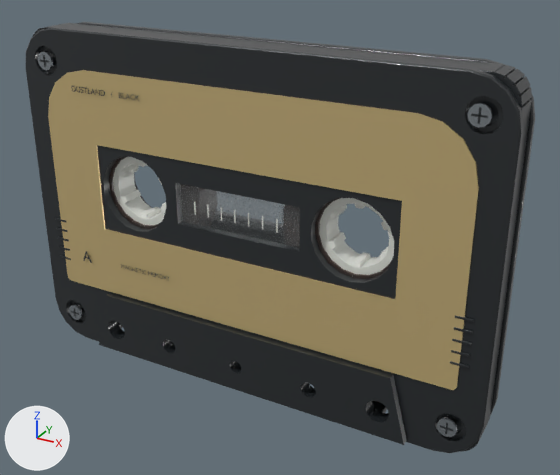
Renders of the glTF model public/models/portfolio/black.glb from each side of a commit.
One viewpoint serves both versions: a 50 mm camera at (6.94, -11.44, 5.6) aimed at (0.54, 0.19, -0.22). Arrows for +X, +Y and +Z are at lower left; the lights stay in place. The picture after the commit comes second. Where no turn or scale is listed for an object, it has been applied to the vertices.

The older version as bpy lines, for what is in view:
```python
mat_champagne_label_foil = principled_material('Champagne label foil')
mat_champagne_label_foil.base_color = (0.65, 0.5, 0.23)  # yellow #d3bc84
mat_champagne_label_foil.metallic = 0.35
mat_champagne_label_foil.roughness = 0.33
mat_champagne_label_foil.coat_weight = 0.22
mat_champagne_label_foil.coat_roughness = 0.14
me_cube_287 = bpy.data.meshes.new('Cube.287')
me_cube_287.from_pydata(...)  # 1162 vertices, 2368 faces; spans x -4.79..4.79, y -0.48..-0.31, z -3.35..3.35
me_cube_287.materials.append(mat_graphite_abs)  # black #24292c
me_cube_291 = bpy.data.meshes.new('Cube.291')
me_cube_291.from_pydata(...)  # 124 vertices, 242 faces; spans x -4.28..4.28, y -0.52..-0.46, z -1.96..2.64
me_cube_291.materials.append(mat_champagne_label_foil)  # yellow #d3bc84
me_cube_297 = bpy.data.meshes.new('Cube.297')
me_cube_297.from_pydata(...)  # 56 vertices, 108 faces; spans x -4.28..4.28, y -0.32..0.32, z -0.06..0.06
me_cube_297.materials.append(mat_graphite_abs)  # black #24292c
ob_label_front__black = bpy.data.objects.new('label_front__black', me_cube_291)
ob_label_front__black.location = (0.0, 0.0, 0.0)
ob_shell_front__black = bpy.data.objects.new('shell_front__black', me_cube_287)
ob_shell_front__black.location = (0.0, 0.0, 0.0)
ob_topwall_003 = bpy.data.objects.new('topwall.003', me_cube_297)
ob_topwall_003.location = (0.0, 0.0, 3.27)
# also in view: 'shell_front_head_shroud.002' at (0.0, -0.54, -2.65); 'shell_back__black' at (0.0, 0.4, 0.0); 'sidewall.007' at (4.67, 0.0, 0.0); 'shell_front_window.001' at (0.0, -0.42, 0.34); 'original toothed hub__Cylinder.007' at (-2.3, 0.0, 0.34)
```
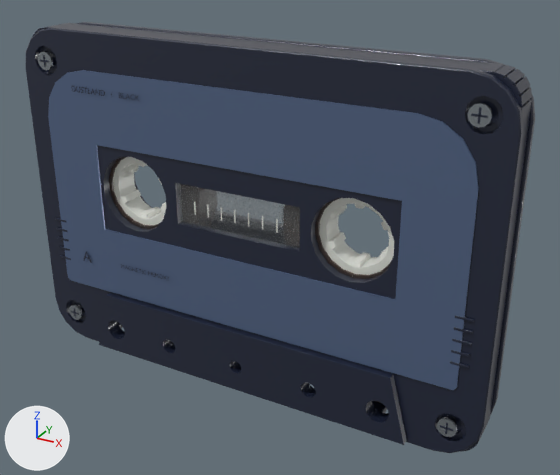
Location of each change, (x1, y1, x2, y2) in pixels of the pictures (560 x 475 px):
'label_front__black', recoloured (yellow to blue)
    both: (48, 70, 479, 390)

What changed in the scene script:
```text
Change mat_champagne_label_foil:
    mat_champagne_label_foil.base_color: (0.65, 0.5, 0.23) -> (0.109, 0.161, 0.285)  # yellow #d3bc84 -> blue #5d7091
```
